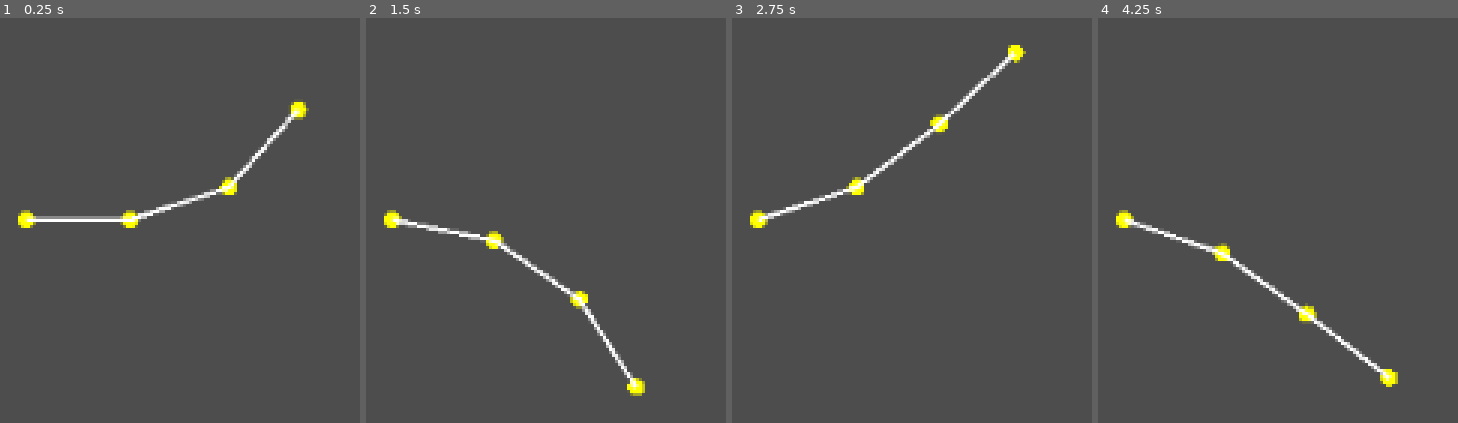
Above: before the commit, frames 1-4 (left to right).
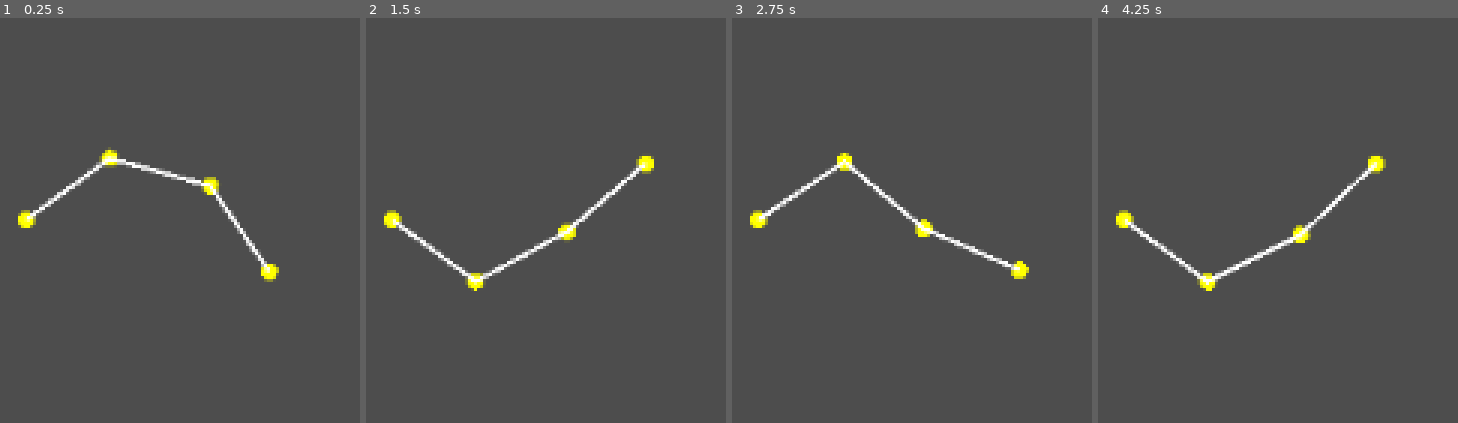
Above: after the commit, the same moments.

Repository: xv-k/wallace-pond
Game: Godot game, scene res://simple_worm.tscn
Two runs of this game, one before a commit and one after it. Both use one fixed random seed, a clock stepped at 60 frames per second and the inputs below.
Inputs:
- Up to frame 1 (0.25 s): no input
- Up to frame 2 (1.5 s): no input
- Up to frame 3 (2.75 s): no input
- Up to frame 4 (4.25 s): no input

The runs differ from the first frame. In frame 1, 3.2% of the frame differs, in the area x 6-86%, y 20-66%; in frame 2, 3.2%; in frame 3, 3.1%; in frame 4, 3.2%.

Commit message:
added TODO's

Diff:
--- a/simple_worm.gd
+++ b/simple_worm.gd
@@ -1,4 +1,9 @@
 extends Node2D
+
+# TODO make the head move (rest will follow)
+# maybe with vector pointing toward mouse at first, and having tail movement generate force
+
+# TODO make SimpleWorm more like a class, so we can instatiate many objects from it
 
 @onready var A = $A
 @onready var B = $B
--- a/simple_worm.tscn
+++ b/simple_worm.tscn
@@ -4,7 +4,10 @@
 
 [node name="SimpleWorm" type="Node2D" unique_id=1123300800]
 script = ExtResource("1_y6r70")
-wave_amplitude = 1.0
+wave_amplitude = 1.6
+wave_speed = 2.3
+phase_delay = 2.0
+amplitude_difference_invert_factor = 0.8
 amplitude_difference_factor = 1.0
 
 [node name="A" type="Node2D" parent="." unique_id=1649570358]
